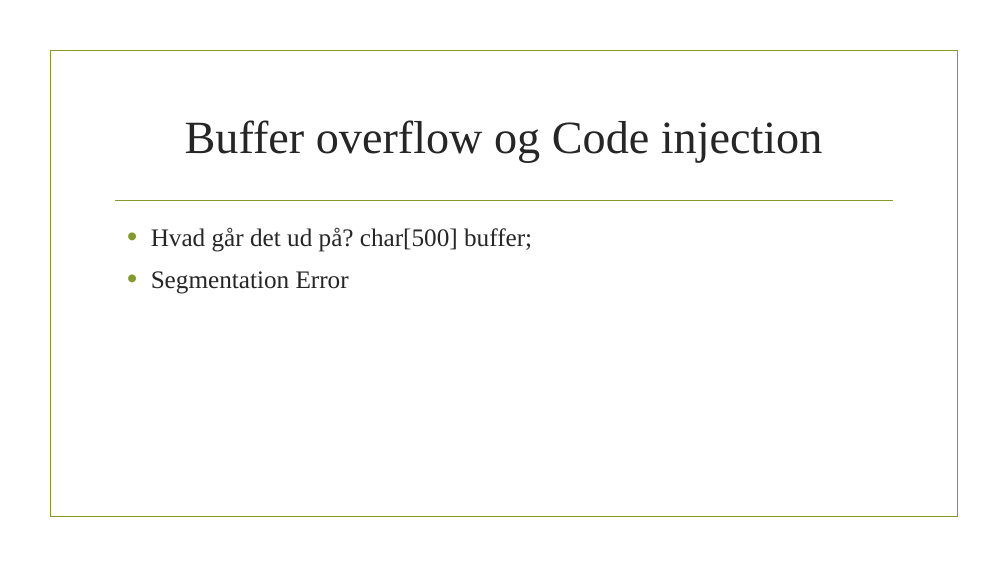
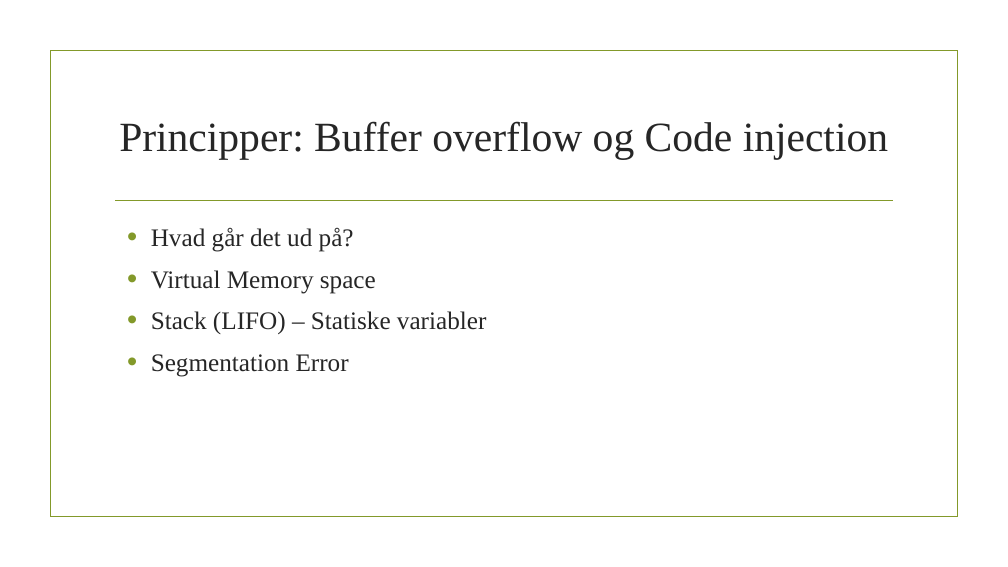
Before and after one commit to mathiasnielsen0/ITITS, a slide deck: slide 2 of Powerpoints/Spoergsmaal6.pptx. Drawn at 1008x567 pixels with LibreOffice and Linux fonts; fonts in the diff are those of the drawing; background and template pictures are left out. Boxes give left, top, right and bottom in pixels: in the first picture for what was removed or moved away, otherwise in the second. Text is boxed around its words. In the diff, an @@ line names an element or a change of style, - is before the commit and + after.

```diff
--- a/Powerpoints/Spoergsmaal6.pptx
+++ b/Powerpoints/Spoergsmaal6.pptx
@@ title at (119,121,888,160): text changed; size 44 to 39.6 pt @@
-Buffer overflow og Code injection
+Principper: Buffer overflow og Code injection
@@ text at (151,228,486,334): text changed @@
-• Hvad går det ud på? char[500] buffer;
+• Hvad går det ud på?
+• Virtual Memory space
+• Stack (LIFO) – Statiske variabler
```
Also in this commit, not shown: 3 other slides changed, 4 other files.
